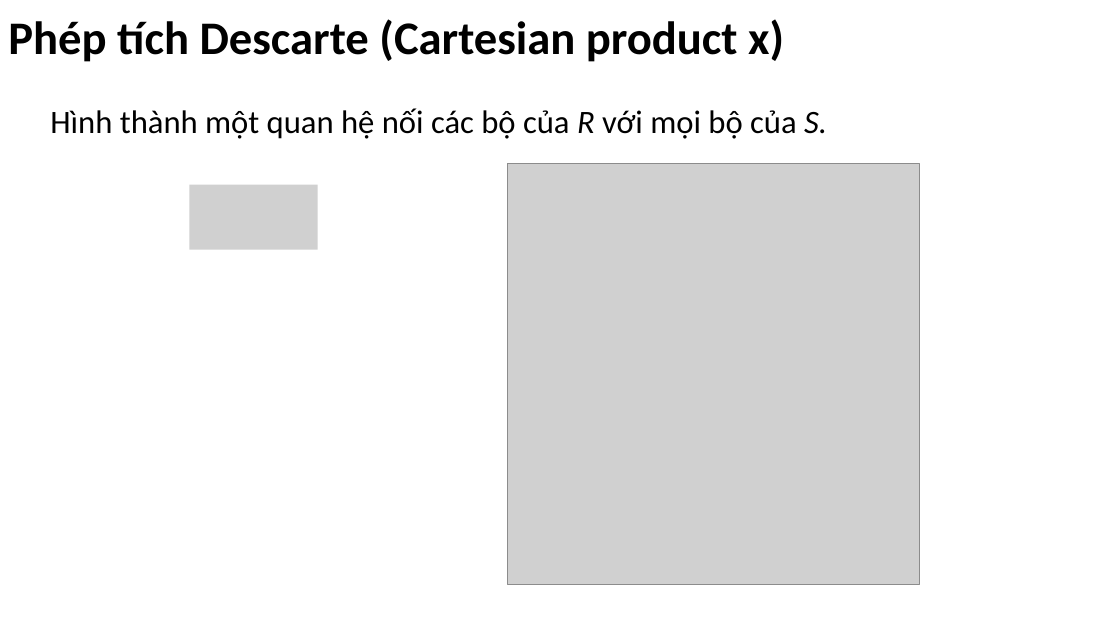
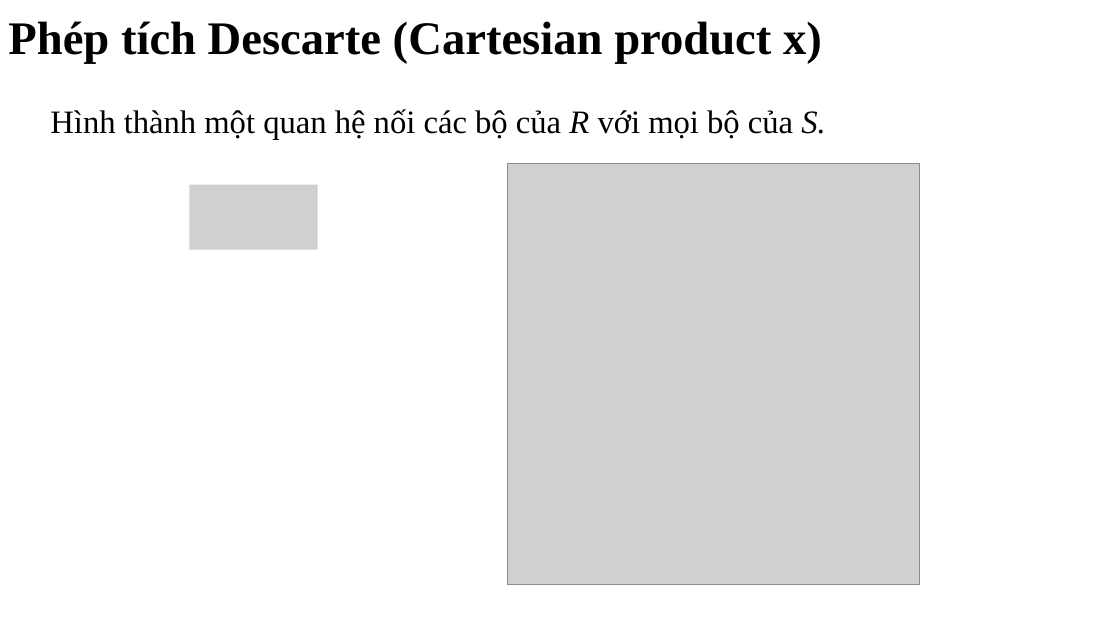
Before and after one commit to NghiLamPhuc/CSDLPT_HK2_20_21, a slide deck: slide 16 of ThuyetTrinh20/Chapter2_2_1_3.pptx. Drawn at 1120x630 pixels with LibreOffice and Linux fonts; fonts in the diff are those of the drawing; grey boxes stand for pictures. Boxes give left, top, right and bottom in pixels: in the first picture for what was removed or moved away, otherwise in the second. Text is boxed around its words. In the diff, an @@ line names an element or a change of style, - is before the commit and + after.

```diff
--- a/ThuyetTrinh20/Chapter2_2_1_3.pptx
+++ b/ThuyetTrinh20/Chapter2_2_1_3.pptx
@@ text "Phép tích Descarte (Cartesian product ..." at (x1=8, y1=21, x2=822, y2=64): font Calibri to Times New Roman @@
@@ text "Hình thành một quan hệ ..." at (x1=50, y1=109, x2=825, y2=140): font Calibri to Times New Roman @@
```
Also in this commit, not shown: 24 other slides changed, 11 slides added, 4 slides removed.
